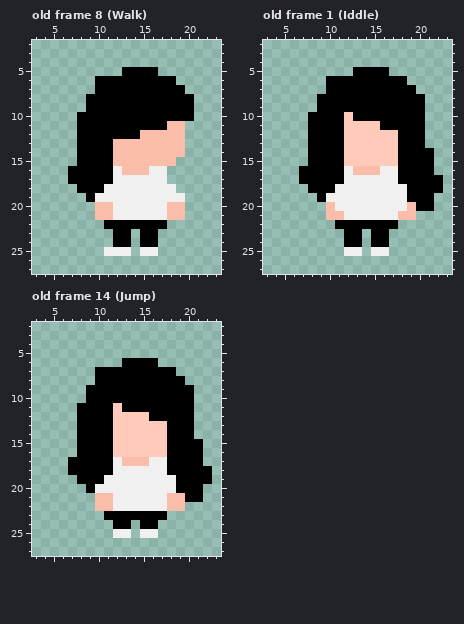
Pixel-art file: Assets/Sprites/You.aseprite. The first picture shows the starting point.
30x30 pixels, 15 frames. Colours within 5 levels of each other are drawn and written as one. Shown: old frame 8 (Walk): x 3..23, y 2..27; old frame 1 (Iddle): x 3..23, y 2..27; old frame 14 (Jump): x 3..23, y 2..27. The commit also changed other frames, which this record leaves out.
Now the later version:
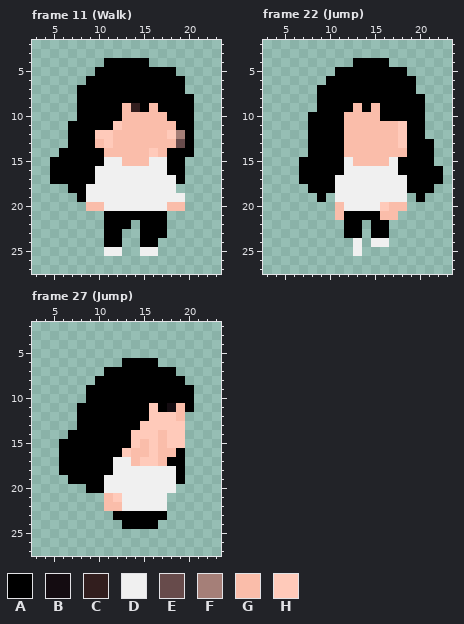
Palette (. is transparent): A #000000  B #140c11  C #321e1e  D #f0f0f0  E #674b4b  F #a57f78  G #fabdaa  H #ffcaba
A new or re-ordered frame is compared with the old frame closest to it.
What changed:
frames 15 -> 31
--- frame 11 (Walk) is new; against old frame 8 (Walk)
@@ x 3..23 @@
  3 .....................
- 4 .....................
- 5 ..........AAAA.......
- 6 .......AAAAAAAAA.....
- 7 .......AAAAAAAAAA....
- 8 ......AAAAAAAAAAAA...
- 9 ......AAAAAAAAAAAA...
-10 .....AAAAAAAAAAAAA...
-11 .....AAAAAAAAAAGG....
-12 .....AAAAAAAGGGGG....
-13 .....AAAAGGGGGGGG....
-14 .....AAAAGGGGGGGG....
-15 .....AAAAGGGGGGG.....
-16 ....AAAAADGGGDD......
-17 ....AAAAADDDDDD......
-18 .....AAADDDDDDDD.....
-19 ......ADDDDDDDDDD....
-20 .......GGDDDDDDGG....
-21 .......GGDDDDDDGG....
-22 ........AAAAAAA......
-23 .........AA.AA.......
-24 .........AA.AA.......
-25 ........DDD.DD.......
+ 4 ........AAAAA........
+ 5 .......AAAAAAAAA.....
+ 6 ......AAAAAAAAAAA....
+ 7 .....AAAAAAAAAAAA....
+ 8 .....AAAAAAAAAAAAA...
+ 9 .....AAAAAGCAGAAAA...
+10 .....AAAAAGGGGGAAA...
+11 ....AAAAAHGGGGGGAA...
+12 ....AAAHHGGGGGGHFA...
+13 ....AAAGHGGGGGGGEA...
+14 ...AAAAAGGGGGHGAAA...
+15 ..AAAAAADDGGGDDAA....
+16 ..AAAAADDDDDDDDAA....
+17 ..AAAAADDDDDDDDDA....
+18 ....AADDDDDDDDDD.....
+19 .....ADDDDDDDDDDD....
+20 ......GGDDDDDDDGG....
+21 ........AAAAAAA......
+22 ........AAA.AAA......
+23 ........AA..AAA......
+24 ........AA..AA.......
+25 ........DD..DD.......
 26 .....................
--- frame 22 (Jump) is new; against old frame 1 (Iddle)
@@ x 3..23 @@
  3 .....................
- 4 .....................
- 5 ..........AAAA.......
- 6 .......AAAAAAAAA.....
- 7 .......AAAAAAAAAA....
+ 4 ..........AAAA.......
+ 5 ........AAAAAAAA.....
+ 6 .......AAAAAAAAAA....
+ 7 ......AAAAAAAAAAA....
  8 ......AAAAAAAAAAAA...
- 9 ......AAAAAAAAAAAA...
-10 .....AAAAHAAAAAAAA...
-11 .....AAAAHHHHAAAAA...
-12 .....AAAAHHHHHHAAA...
-13 .....AAAAHHHHHHAAA...
-14 .....AAAAHHHHHHAAAA..
-15 .....AAAAHHHHHHAAAA..
-16 ....AAAAADGGGDDAAAA..
-17 ....AAAAADDDDDDAAAAA.
-18 .....AAADDDDDDDDAAAA.
-19 ......ADDDDDDDDDAAA..
-20 .......GDDDDDDDDGAA..
-21 .......GGDDDDDDGG....
-22 ........AAAAAAA......
+ 9 ......AAAAGAGAAAAA...
+10 .....AAAAGGGGAAAAA...
+11 .....AAAAGGGGGGHAA...
+12 .....AAAAGGGGGGHAA...
+13 .....AAAAGGGGGGHAAA..
+14 .....AAAAGGGGGGGAAA..
+15 ....AAAAADGGGGDAAAA..
+16 ....AAAAADDDDDDAAAAA.
+17 ....AAAADDDDDDDDAAAA.
+18 .....AAADDDDDDDDAAA..
+19 ......A.DDDDDDDD.A...
+20 ........GDDDDHGG.....
+21 ........GAAAAGG......
+22 .........AA.AA.......
 23 .........AA.AA.......
-24 .........AA.AA.......
-25 .........DD.DD.......
+24 ..........D.DD.......
+25 ..........D..........
 26 .....................
--- frame 27 (Jump) is new; against old frame 14 (Jump)
@@ x 8..12 @@
  6 .....
- 7 ..AAA
+ 7 ...AA
  8 ..AAA
@@ x 3..23 @@
 10 ......AAAAAAAAAAAA...
-11 .....AAAAHAAAAAAAA...
-12 .....AAAAHHHHAAAAA...
-13 .....AAAAHHHHHHAAA...
-14 .....AAAAHHHHHHAAA...
-15 .....AAAAHHHHHHAAAA..
-16 .....AAAAHHHHHHAAAA..
-17 ....AAAAADGGGDDAAAA..
-18 ....AAAAADDDDDDAAAAA.
-19 .....AAADDDDDDDDAAAA.
-20 ......ADDDDDDDDDAAA..
-21 .......GGDDDDDDGGAA..
-22 .......GGDDDDDDGG....
-23 ........AAAAAAA......
-24 .........AA.AA.......
-25 .........DD.DD.......
+11 .....AAAAAAAAHABGA...
+12 .....AAAAAAAAHHHG....
+13 .....AAAAAAAHHHHH....
+14 ....AAAAAAAHHHGHH....
+15 ...AAAAAAAAHGHGHH....
+16 ...AAAAAAAHGGHGGA....
+17 ...AAAAAADDGHHGAA....
+18 ...AAAAAADDDDDDDA....
+19 ....AAAADDDDDDDDA....
+20 ......AADDDDDDDD.....
+21 ........GHDDDDD......
+22 ........GGDDDDD......
+23 .........AAAAAA......
+24 ..........AAAA.......
+25 .....................
 26 .....................
Pixel boxes of the changes (left, top, right, bottom) in both pictures:
changed: (50, 58, 194, 256)
changed: (299, 58, 443, 256)
erased: (95, 367, 104, 376)
changed: (59, 403, 212, 538)
